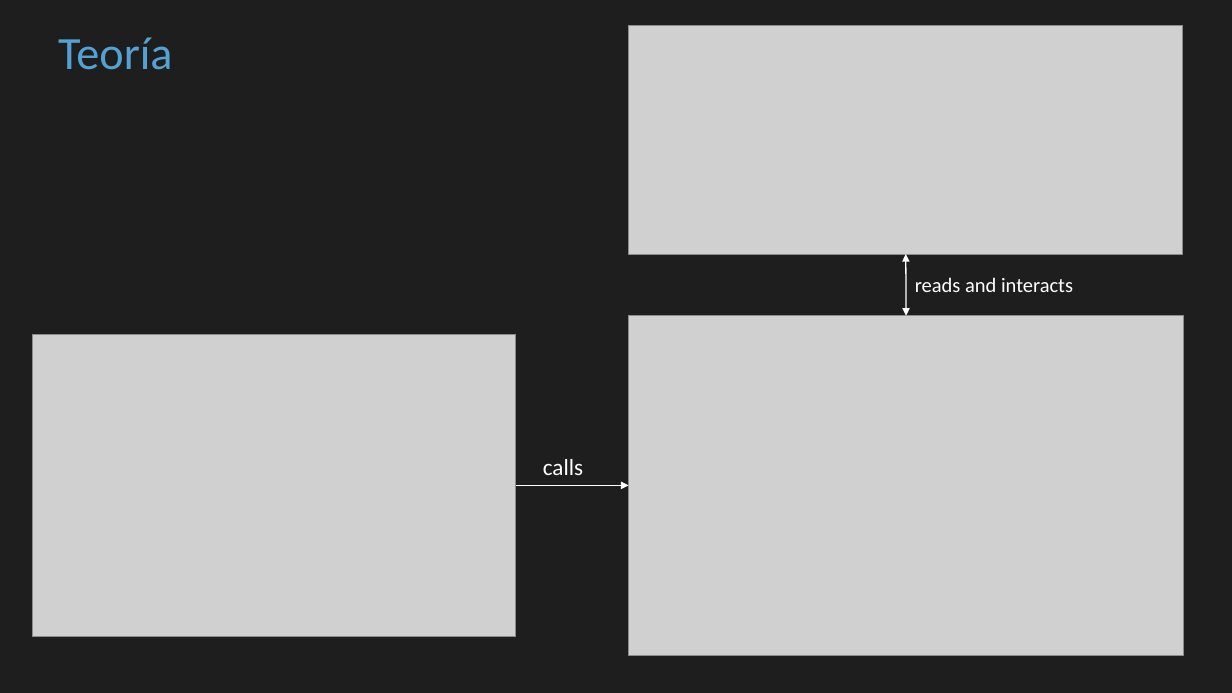
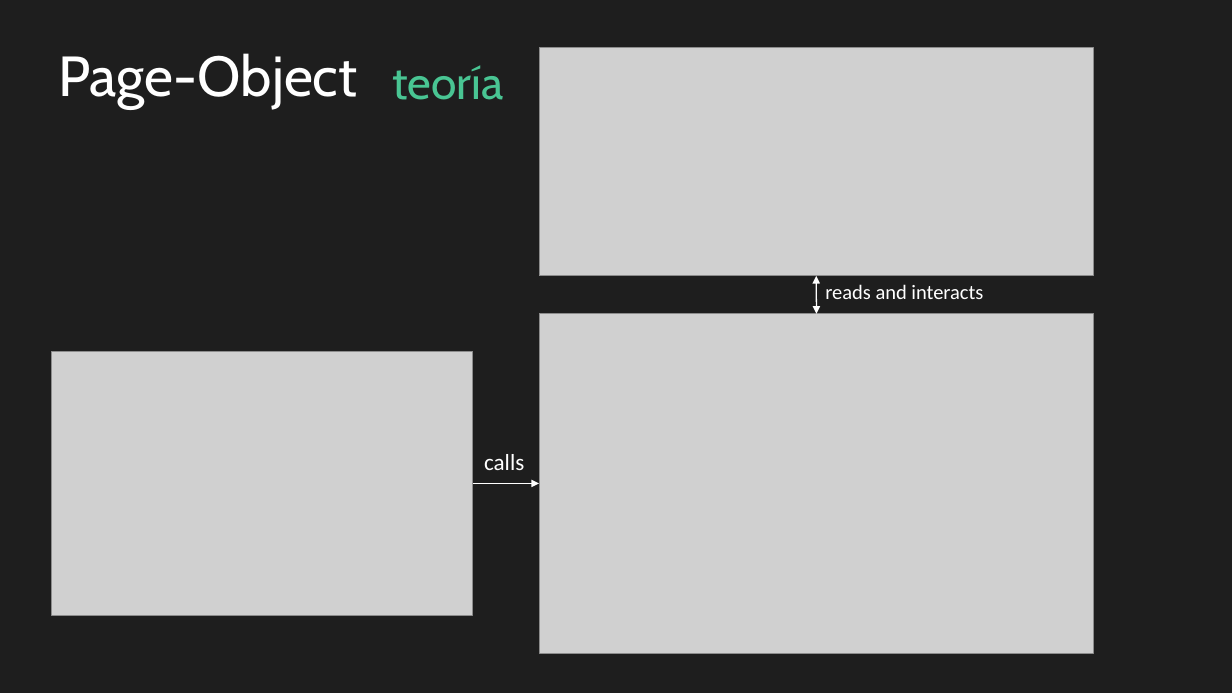
Before and after one commit to cbastos/jsdaycan2019-typescript-patterns, a slide deck: slide 30 of slides/Patrones de diseño con Typescript en el mundo real.pptx (slide 47 before the commit). Drawn at 1232x693 pixels with LibreOffice and Linux fonts; fonts in the diff are those of the drawing; grey boxes stand for pictures. Boxes give left, top, right and bottom in pixels: in the first picture for what was removed or moved away, otherwise in the second. Text is boxed around its words. In the diff, an @@ line names an element or a change of style, - is before the commit and + after.

```diff
--- a/slides/Patrones de diseño con Typescript en el mundo real.pptx
+++ b/slides/Patrones de diseño con Typescript en el mundo real.pptx
@@ text added at [58, 53, 358, 109], 44 pt, text #FFFFFF @@
+Page-Object
@@ picture: place and size @@
-picture at [628, 26, 1183, 254]
+picture at [539, 47, 1093, 275]
@@ text at [392, 65, 503, 100]: text changed; font Calibri to Cabin; text colour #53A2D3 to #49C593 @@
-Teoría
+teoría
@@ text "reads and interacts": place and size @@
-text "reads and interacts" at [915, 277, 1073, 292]
+text "reads and interacts" at [825, 284, 983, 299]
@@ double arrow moved from (907, 316) - (906, 254) to (817, 314) - (816, 276) @@
@@ picture: place and size @@
-picture at [628, 316, 1184, 655]
+picture at [539, 314, 1094, 653]
@@ picture: place and size @@
-picture at [32, 335, 516, 637]
+picture at [52, 352, 473, 616]
@@ text "calls": place and size @@
-text "calls" at [543, 459, 583, 475]
+text "calls" at [484, 454, 524, 470]
@@ arrow moved from (516, 485) - (628, 485) to (473, 483) - (539, 483) @@
```
Also in this commit, not shown: 27 other slides changed, 5 slides added, 21 slides removed.
